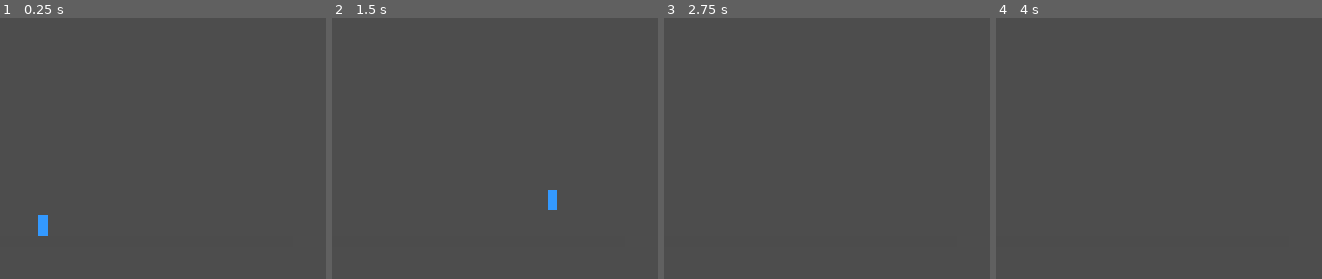
Above: before the commit, frames 1-4 (left to right).
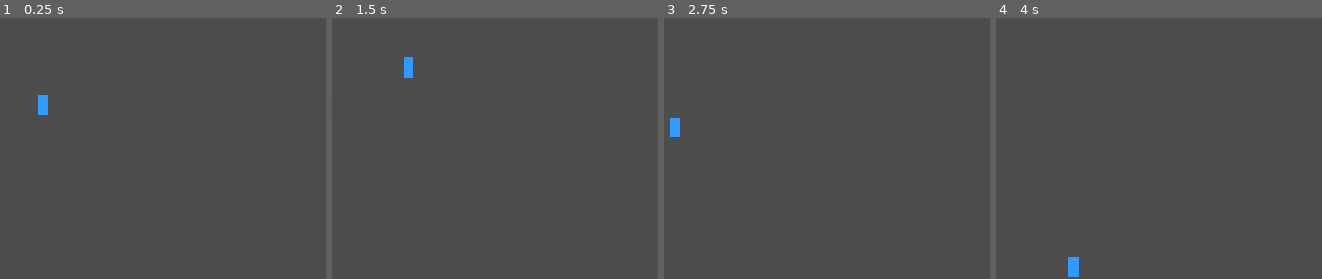
Above: after the commit, the same moments.

Repository: BrightHorizon-16/Everfall-Side-scroller-
Game: Godot game, scene res://scenes/main.tscn
The game is run twice, just before and just after one commit, with the same random seed, the same clock (stepped at 60 frames per second) and the same inputs.
Inputs:
- Up to frame 1 (0.25 s): no input
- Up to frame 2 (1.5 s): tap Enter at 0.5 s; hold D (move_right) from 0.53 s (still down); tap Space (jump) at 0.77, 1.25 s
- Up to frame 3 (2.75 s): tap Space (jump) at 1.52 s; release D (move_right) at 2.03 s; hold A (move_left) from 2.03 s (still down)
- Up to frame 4 (4 s): release A (move_left) at 2.78 s; hold D (move_right) from 2.78 s (still down); tap Space (jump) at 3.02, 3.77 s

The runs differ from the first frame. In frame 1, 0.5% of the frame differs, in the area x 11-15%, y 29-84%; in frame 2, 0.4%; in frame 3, 0.2%; in frame 4, 0.3%.
Error before the commit: Parse Error: Identifier "current" not declared in the current scope. (res://scripts/camera/camera_follow.gd:17)

Commit message:
Fix: Camera2D uses 'enabled' not 'current' in Godot 4

Diff:
--- a/scenes/main.tscn
+++ b/scenes/main.tscn
@@ -25,7 +25,7 @@
 
 [node name="Camera" type="Camera2D" parent="."]
 script = ExtResource("2_camera_follow")
-current = true
+enabled = true
 target_path = NodePath("../Player")
 
 [node name="UI" type="CanvasLayer" parent="."]
--- a/scripts/camera/camera_follow.gd
+++ b/scripts/camera/camera_follow.gd
@@ -14,7 +14,7 @@
 
 
 func _ready() -> void:
-	current = true
+	enabled = true
 	if target_path != NodePath(""):
 		target = get_node(target_path)
 
